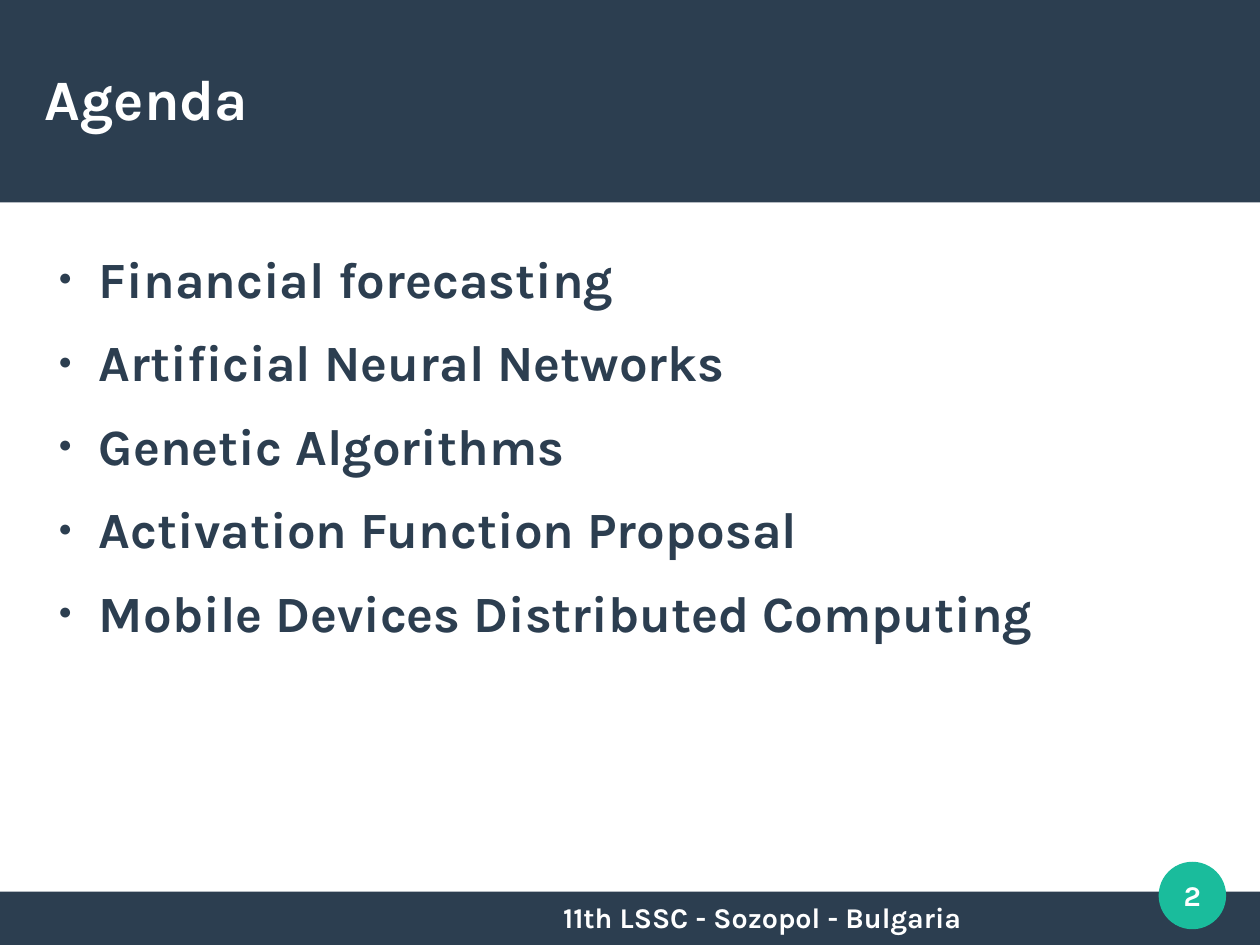
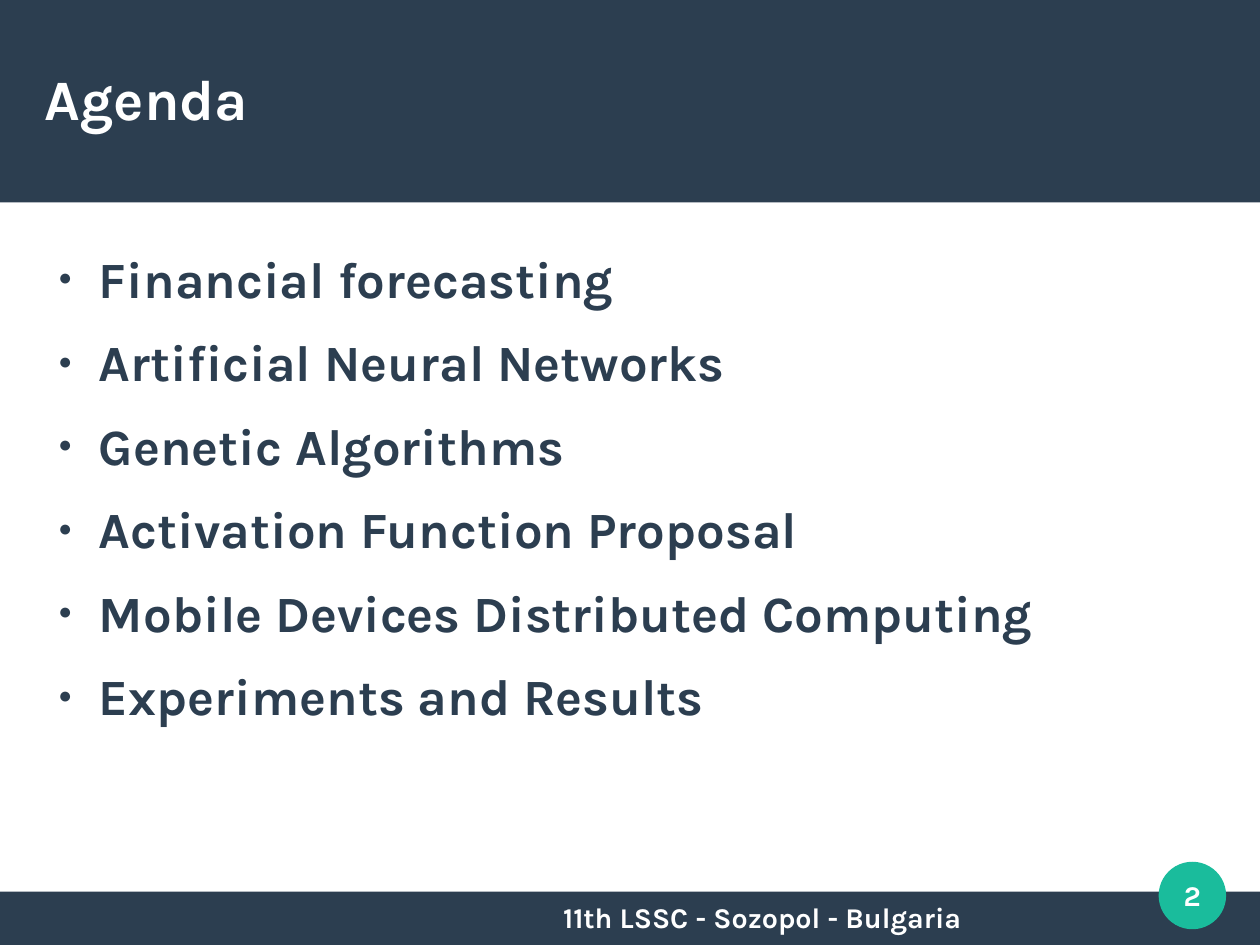
Before and after one commit to TodorBalabanov/Large-Scale-Scientific-Computations-2017, a slide deck: slide 2 of HybridApproachBasedOnCombinationOfBackpropagationAndEvolutionaryAlgorithmsForArtificialNeuralNetworksTrainingByUsingMobileDevicesInDistributedComputingEnvironment.odp. Drawn at 1260x945 pixels with LibreOffice and Linux fonts; fonts in the diff are those of the drawing; background and template pictures are left out. Boxes give left, top, right and bottom in pixels: in the first picture for what was removed or moved away, otherwise in the second. Text is boxed around its words. In the diff, an @@ line names an element or a change of style, - is before the commit and + after.

```diff
--- a/HybridApproachBasedOnCombinationOfBackpropagationAndEvolutionaryAlgorithmsForArtificialNeuralNetworksTrainingByUsingMobileDevicesInDistributedComputingEnvironment.odp
+++ b/HybridApproachBasedOnCombinationOfBackpropagationAndEvolutionaryAlgorithmsForArtificialNeuralNetworksTrainingByUsingMobileDevicesInDistributedComputingEnvironment.odp
@@ text at (x1=99, y1=679, x2=703, y2=727): paragraph added @@
+● Experiments and Results
```
Also in this commit, not shown: 3 other slides changed.
